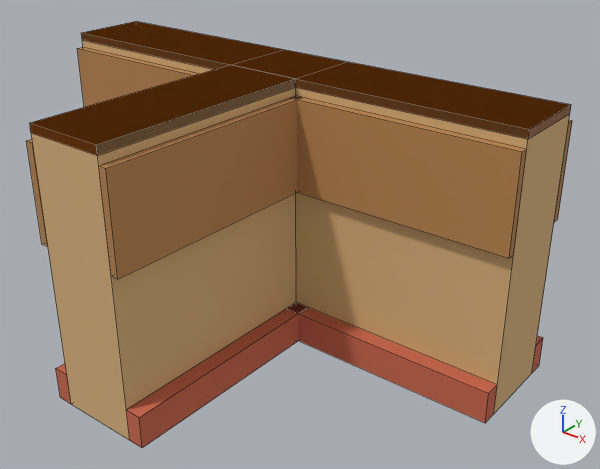
The Blender file assets/managed-models/textile-interior/partition-tee/partition-tee.blend: old version first, new version second.
One viewpoint serves both versions: a camera (50 mm lens) standing at (0.95, -1.156, 0.879) and looking at (0.117, -0.115, 0.233). The axes (+X, +Y, +Z) are drawn at lower right. The lights are the same throughout. The picture after the commit comes second. Mesh edges are drawn as thin lines.

Names of what the first picture shows: 'partition-tee'.
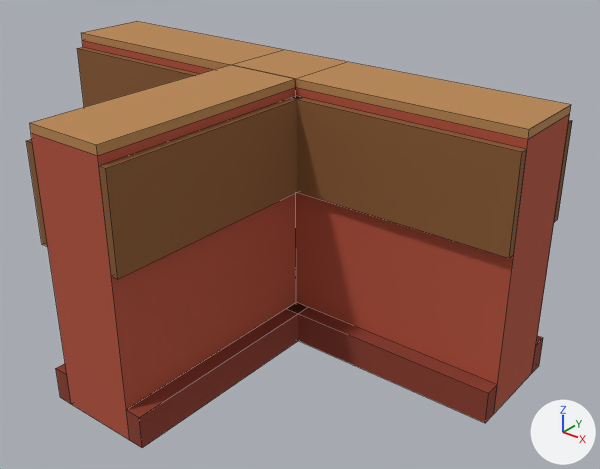
Pixel boxes [x1, y1, x2, y2] of what changed, in the pictures (600 x 469 px; the box of a moved part takes in the faces that stretch with it):
'partition-tee', reshaped, surface changed (brown to red)
    both: [26, 21, 572, 448]
part 1 of me_partition_tee, moved or reshaped
    before: [30, 33, 571, 440]
    after: [31, 40, 570, 440]
part 2 of me_partition_tee, surface changed (brown to red)
    both: [26, 21, 572, 448]

What the commit changed:
me_partition_tee has 176 vertices, 132 faces and spans x -0.5..0.5, y -0.5..0.105, z 0.0..0.5.
me_partition_tee is used by ob_partition_tee; location (0.0, 0.0, 0.0).
Before the commit, vertices of me_partition_tee: 4 (-0.075, -0.075, 0.5) at pixel (230, 64), 5 (0.075, -0.075, 0.5) at pixel (295, 78), 6 (0.075, 0.075, 0.5) at pixel (347, 61), 7 (-0.075, 0.075, 0.5) at pixel (283, 49), 20 (0.075, -0.075, 0.5) at pixel (295, 78).
Before the commit, vertices of me_partition_tee: 21 (0.5, -0.075, 0.5) at pixel (529, 129), 22 (0.5, 0.075, 0.5) at pixel (571, 104), 23 (0.075, 0.075, 0.5) at pixel (347, 61), 68 (-0.075, -0.5, 0.5) at pixel (29, 122), 69 (0.075, -0.5, 0.5) at pixel (96, 144).
Before the commit, vertices of me_partition_tee: 70 (0.075, -0.075, 0.5) at pixel (295, 78), 71 (-0.075, -0.075, 0.5) at pixel (230, 64), 116 (-0.5, -0.075, 0.5) at pixel (81, 32), 117 (-0.075, -0.075, 0.5) at pixel (230, 64), 118 (-0.075, 0.075, 0.5) at pixel (283, 49).
Before the commit, vertices of me_partition_tee: 119 (-0.5, 0.075, 0.5) at pixel (136, 21).
Part 1, on me_partition_tee:
Vertices 4 to 7, 20 to 23, 68 to 71, 116 to 119 of me_partition_tee move by (0.0, 0.0, -0.015).
me_partition_tee part 2: texture (UV) coordinates of 132 of 132 faces, centred in x -0.5..0.5, y -0.5..0.105, z 0.0..0.5, changed; they spanned u 0.19..0.81, v 0.5..0.5 and now span u 0.31..0.94, v 0.5..0.5.
